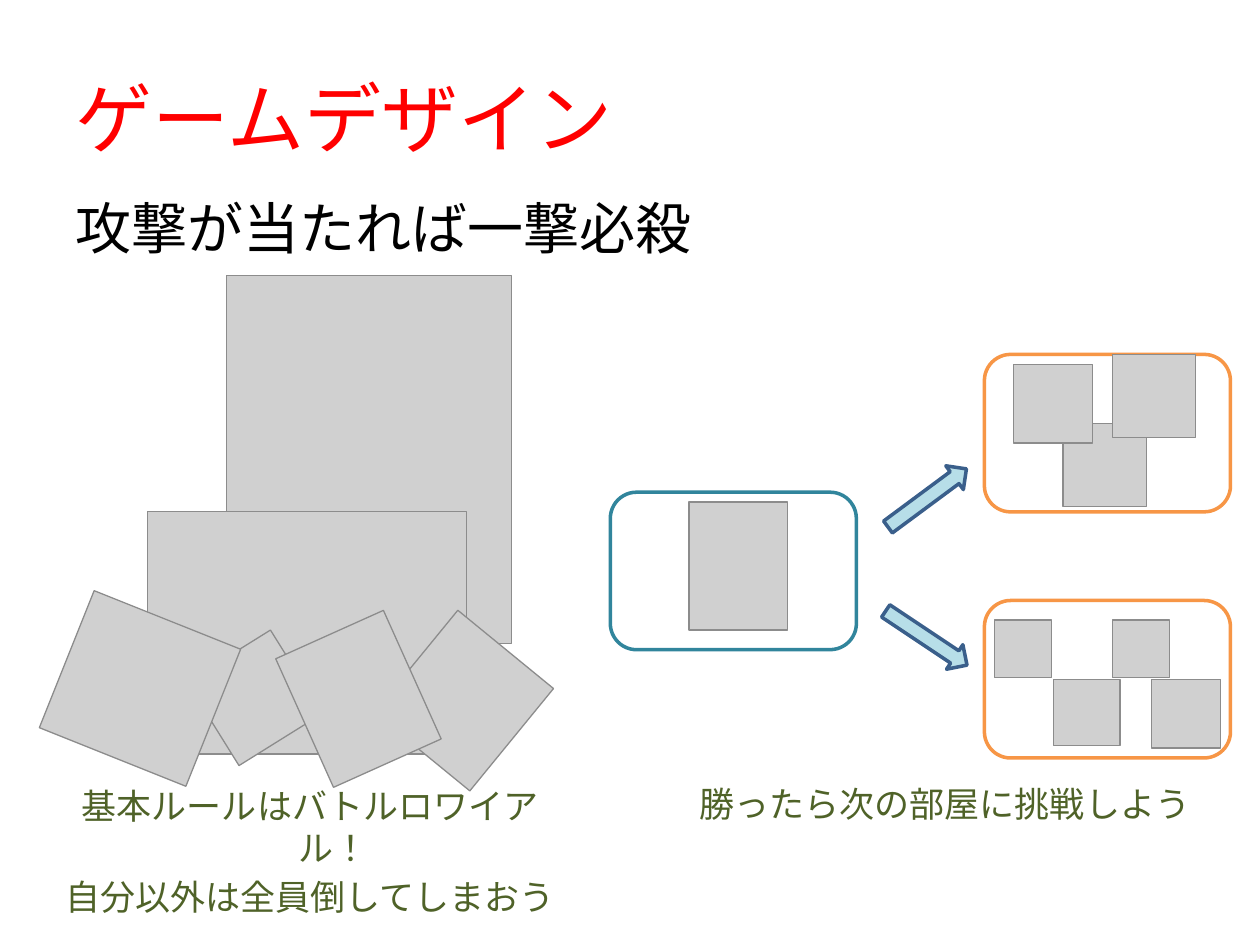
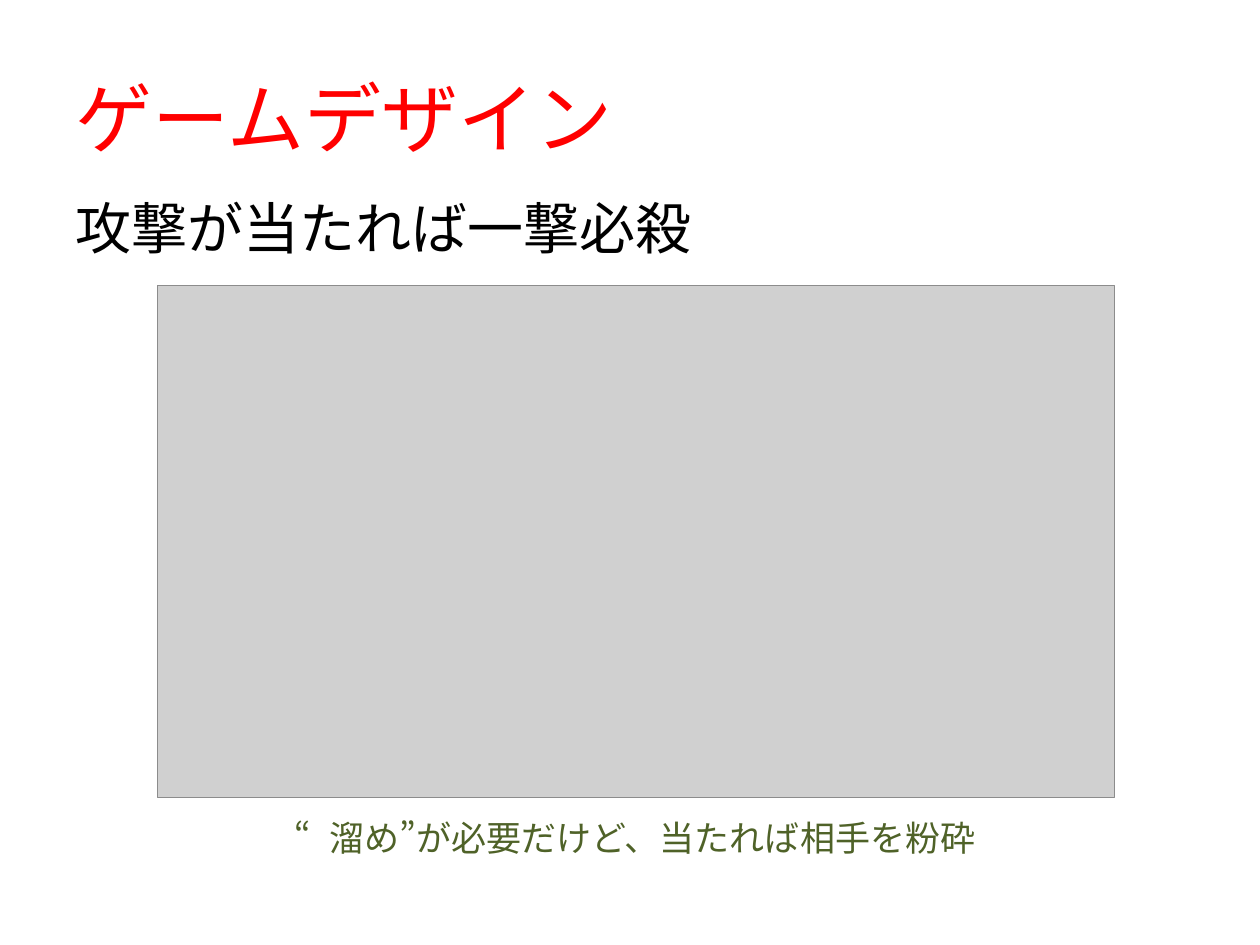
Before and after one commit to POCHOMKIN06/HF21, a slide deck: slide 5 of 企画書5.pptx. Drawn at 1260x945 pixels with LibreOffice and Linux fonts; fonts in the diff are those of the drawing; grey boxes stand for pictures. Boxes give left, top, right and bottom in pixels: in the first picture for what was removed or moved away, otherwise in the second. Text is boxed around its words. In the diff, an @@ line names an element or a change of style, - is before the commit and + after.

```diff
--- a/企画書5.pptx
+++ b/企画書5.pptx
@@ picture added at box(158, 286, 1115, 798) @@
@@ picture removed at box(227, 276, 513, 644) @@
@@ rounded rectangle removed at box(984, 354, 1230, 512) @@
@@ picture removed at box(1113, 354, 1196, 437) @@
@@ picture removed at box(1014, 364, 1094, 444) @@
@@ picture removed at box(1063, 423, 1147, 507) @@
@@ right arrow removed at box(879, 456, 975, 538) @@
@@ rounded rectangle removed at box(610, 493, 856, 650) @@
@@ picture removed at box(689, 501, 788, 630) @@
@@ picture removed at box(147, 512, 466, 753) @@
@@ picture removed at box(40, 591, 241, 786) @@
@@ right arrow removed at box(877, 599, 975, 678) @@
@@ picture removed at box(276, 611, 442, 788) @@
@@ picture removed at box(374, 611, 553, 791) @@
@@ rounded rectangle removed at box(984, 601, 1230, 759) @@
@@ picture removed at box(994, 620, 1052, 678) @@
@@ picture removed at box(1113, 620, 1171, 678) @@
@@ picture removed at box(187, 630, 322, 766) @@
@@ picture removed at box(1053, 679, 1120, 746) @@
@@ picture removed at box(1152, 679, 1221, 748) @@
@@ text removed at box(699, 787, 1190, 820) @@
-勝ったら次の部屋に挑戦しよう
@@ text at box(329, 820, 975, 854): text changed @@
-基本ルールはバトルロワイアル！
-自分以外は全員倒してしまおう
+“溜め”が必要だけど、当たれば相手を粉砕
```
Also in this commit, not shown: 2 other slides changed, 3 slides added, 5 slides removed, 8 other files.
